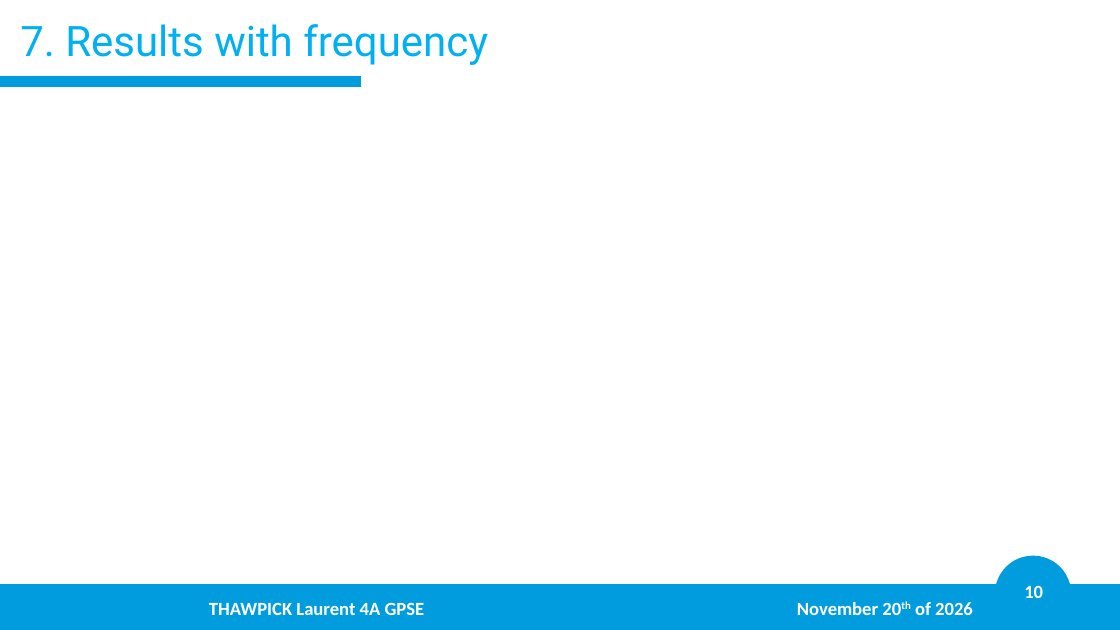
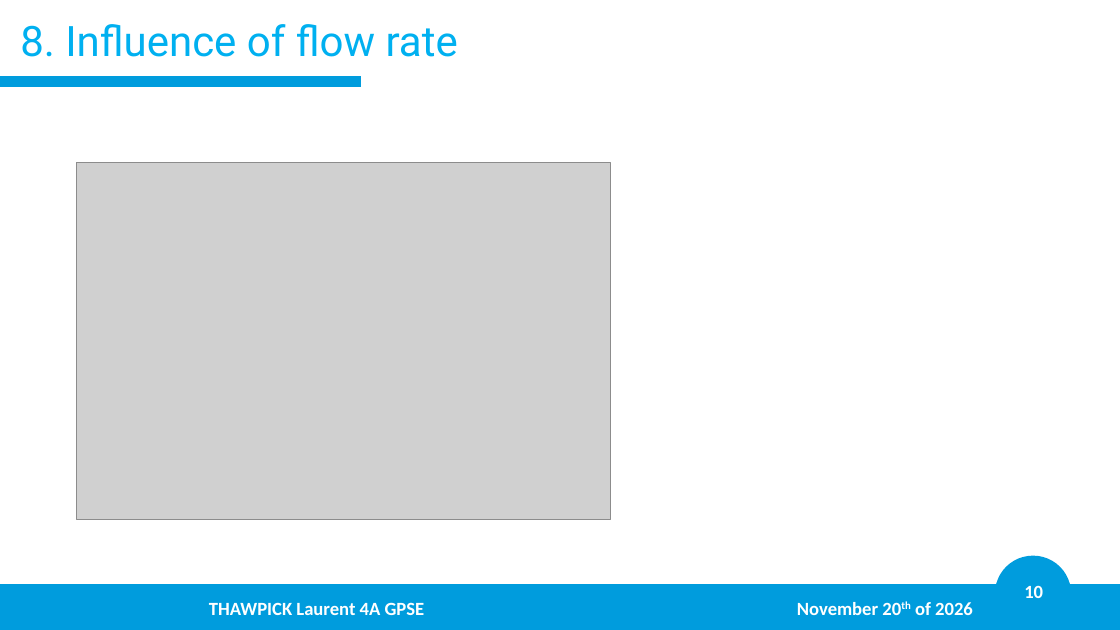
Before and after one commit to LaurentThaw/plasma-tubing, a slide deck: slide 10 of PDR for 20.11.26/PDR.pptx. Drawn at 1120x630 pixels with LibreOffice and Linux fonts; fonts in the diff are those of the drawing; grey boxes stand for pictures; background and template pictures are left out. Boxes give left, top, right and bottom in pixels: in the first picture for what was removed or moved away, otherwise in the second. Text is boxed around its words. In the diff, an @@ line names an element or a change of style, - is before the commit and + after.

```diff
--- a/PDR for 20.11.26/PDR.pptx
+++ b/PDR for 20.11.26/PDR.pptx
@@ title at (20, 24, 458, 57): text changed @@
-7. Results with frequency
+8. Influence of flow rate
@@ picture added at (76, 162, 610, 519) @@
```
Also in this commit, not shown: 12 other slides changed, 2 slides removed, 7 other files.
